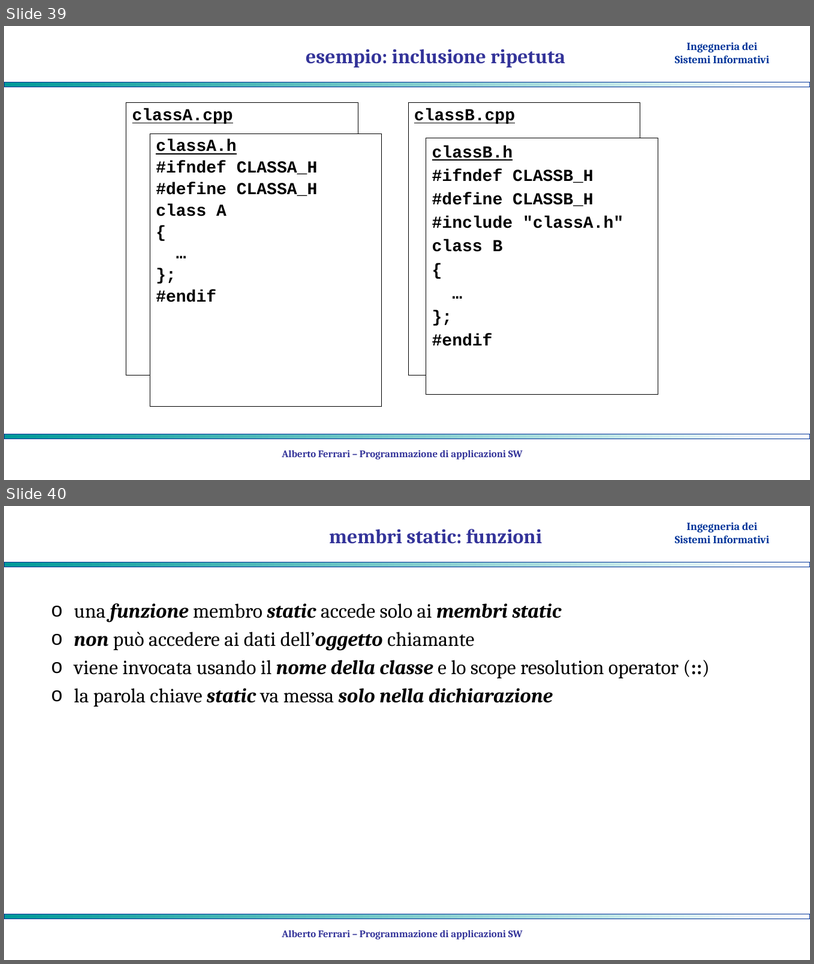
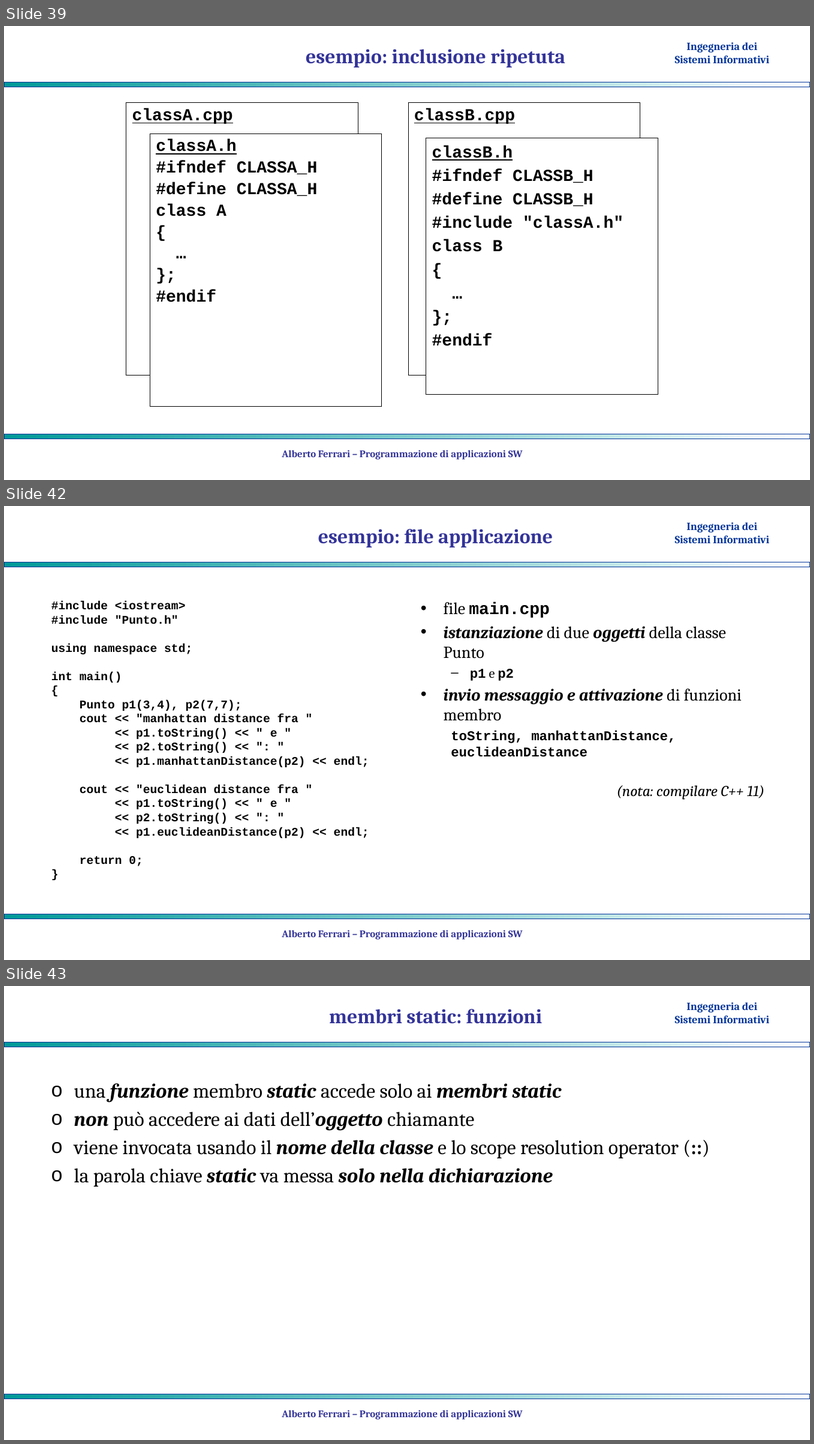
Before and after one commit to albertoferrari/pasw, a slide deck: lezioni/PASW04 - object oriented programming.pptx. Shown one above the other, each under a label of ours: slides 39 and 40 before the commit, slides 39, 42 and 43 after it; the slides between them are not shown. The pictures are 814x964 and 814x1444 pixels, drawn with LibreOffice and Linux fonts; fonts in the diff are those of the drawing; background and template pictures are left out. Boxes give left, top, right and bottom in pixels: in the first picture for what was removed or moved away, otherwise in the second. Text is boxed around its words. In the diff, an @@ line names an element or a change of style, - is before the commit and + after.

```diff
--- a/lezioni/PASW04 - object oriented programming.pptx
+++ b/lezioni/PASW04 - object oriented programming.pptx
@@ slide 42 added at [4,506,810,960], background #FFFFFF; not listed: 3 template elements that a slide beside it also shows @@
@@ title added at [318,529,553,547], 24 pt, text #333399, bold @@
+esempio: file applicazione
@@ text added at [51,601,369,866], 14 pt, text #000000, bold @@
+#include <iostream>
+#include "Punto.h"
+using namespace std;
+int main()
+{
+Punto p1(3,4), p2(7,7);
+cout << "manhattan distance fra "
+<< p1.toString() << " e "
+<< p2.toString() << ": "
+<< p1.manhattanDistance(p2) << endl;
+cout << "euclidean distance fra "
+<< p1.toString() << " e "
+<< p2.toString() << ": "
+<< p1.euclideanDistance(p2) << endl;
+return 0;
+}
@@ text added at [444,602,765,799], 20 pt, text #000000, bold @@
+• file main.cpp
+• istanziazione di due oggetti della classe Punto
+  – p1 e p2
+• invio messaggio e attivazione di funzioni membro
+  toString, manhattanDistance, euclideanDistance
+(nota: compilare C++ 11)
@@ text added at [282,930,523,939], 12 pt, text #333399, bold @@
+Alberto Ferrari – Programmazione di applicazioni SW
@@ what was slide 40 is now slide 43 @@
```
Also in this commit, not shown: 2 other slides added, 1 other file.
